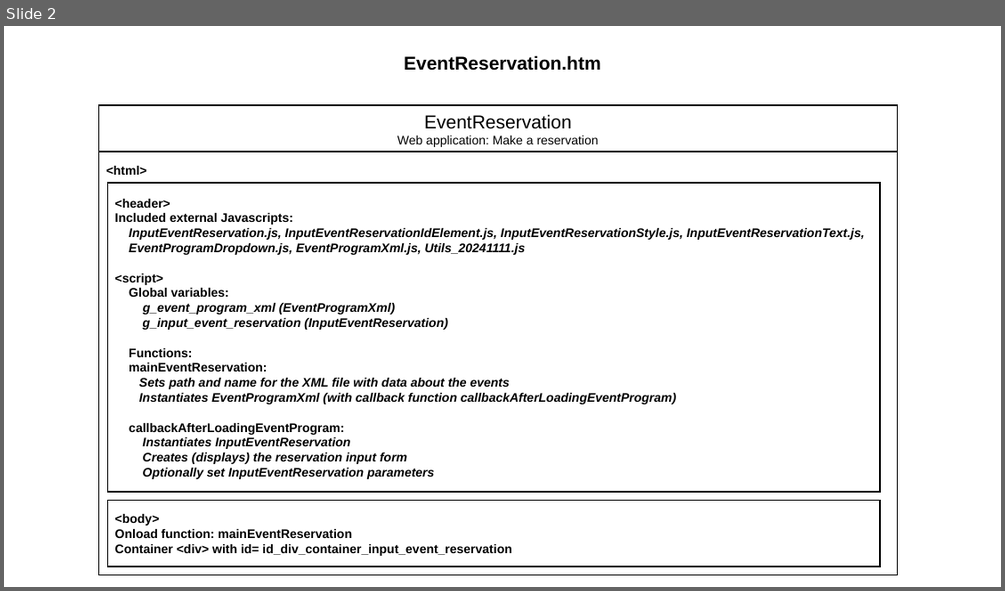
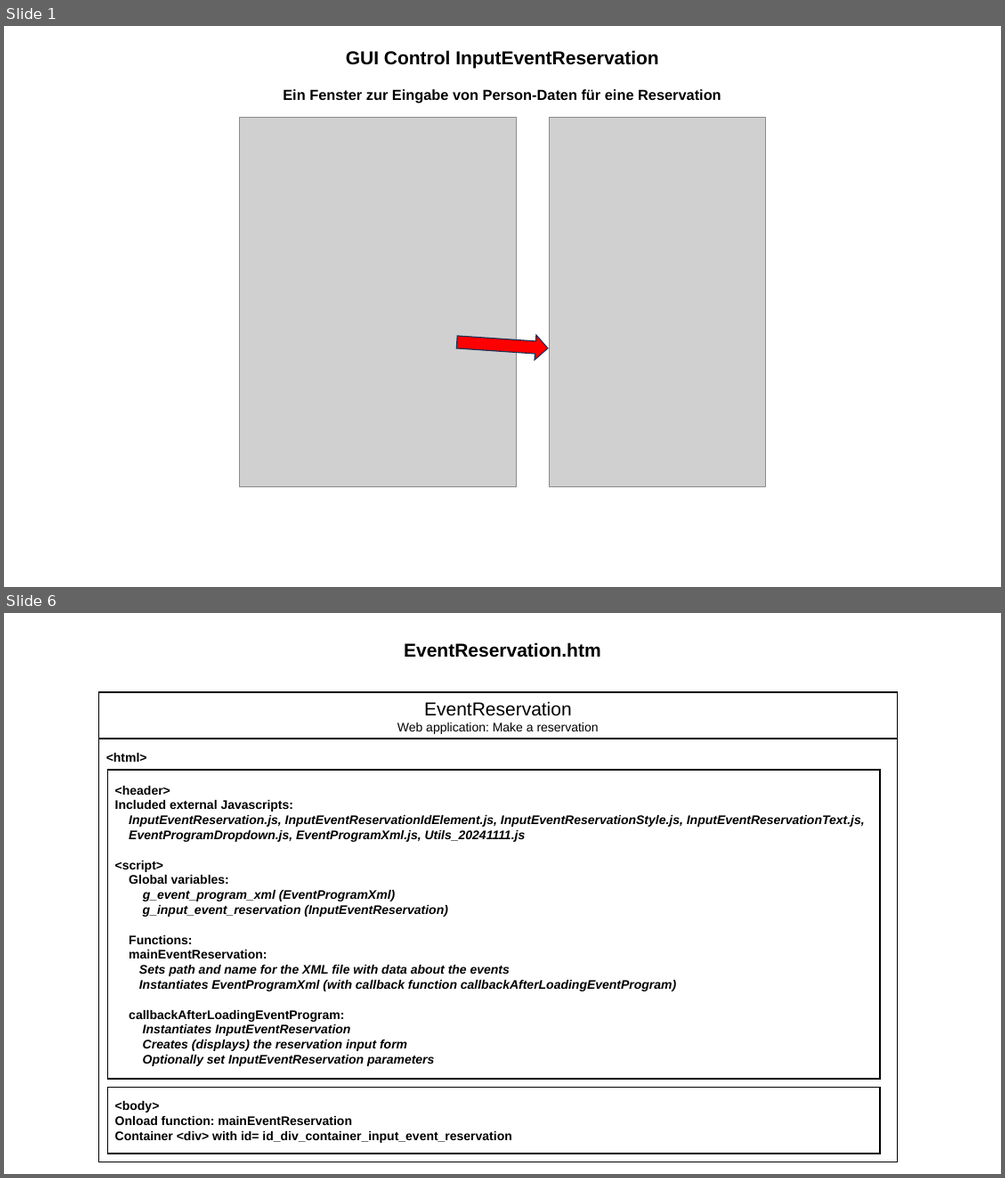
Before and after one commit to JazzLiveAarau/WwwReservationLayout, a slide deck: Description/InputEventReservation.pptx. Shown one above the other, each under a label of ours: slide 2 before the commit, slides 1 and 6 after it; the slides between them are not shown. The pictures are 1005x591 and 1005x1178 pixels, drawn with LibreOffice and Linux fonts; fonts in the diff are those of the drawing; grey boxes stand for pictures. Boxes give left, top, right and bottom in pixels: in the first picture for what was removed or moved away, otherwise in the second. Text is boxed around its words. In the diff, an @@ line names an element or a change of style, - is before the commit and + after.

```diff
--- a/Description/InputEventReservation.pptx
+++ b/Description/InputEventReservation.pptx
@@ slide 1 added at (x1=4, y1=26, x2=1001, y2=587), background #FFFFFF @@
@@ text added at (x1=283, y1=50, x2=721, y2=103), 14 pt, text #000000, bold @@
+GUI Control InputEventReservation
+Ein Fenster zur Eingabe von Person-Daten für eine Reservation
@@ picture added at (x1=239, y1=118, x2=516, y2=487) @@
@@ picture added at (x1=550, y1=118, x2=765, y2=487) @@
@@ right arrow added at (x1=456, y1=329, x2=549, y2=361), fill #FF0000, outline #1E3256 1 pt @@
@@ what was slide 2 is now slide 6 @@
```
Also in this commit, not shown: 1 slide changed, 3 other slides added, 4 other files.
